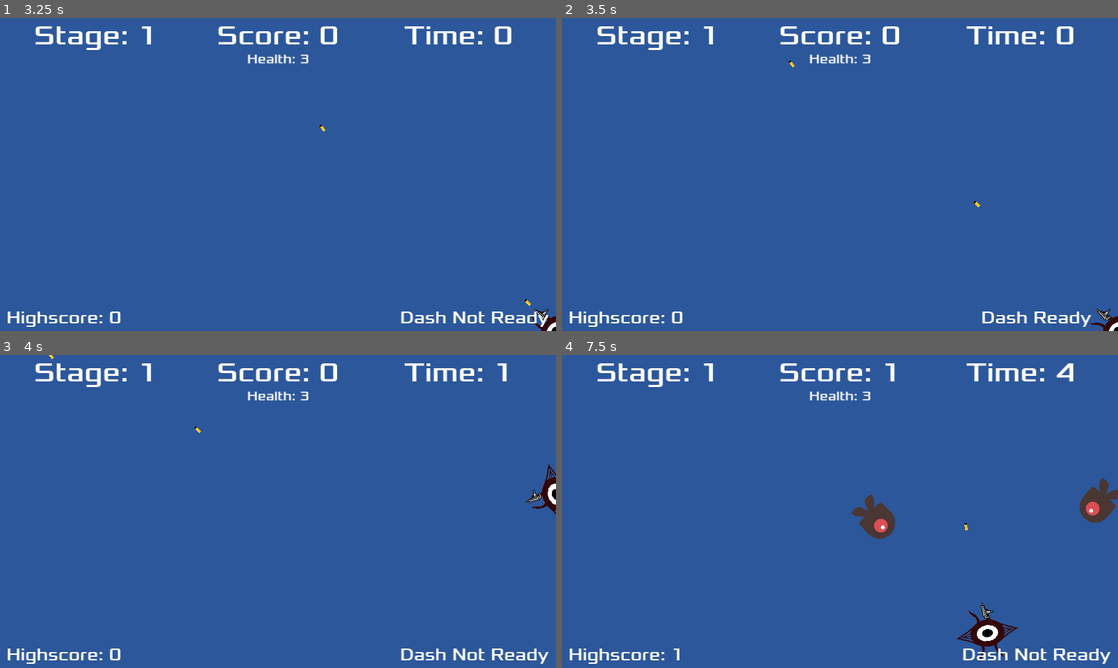
Above: before the commit, frames 1-4 (two rows, left to right).
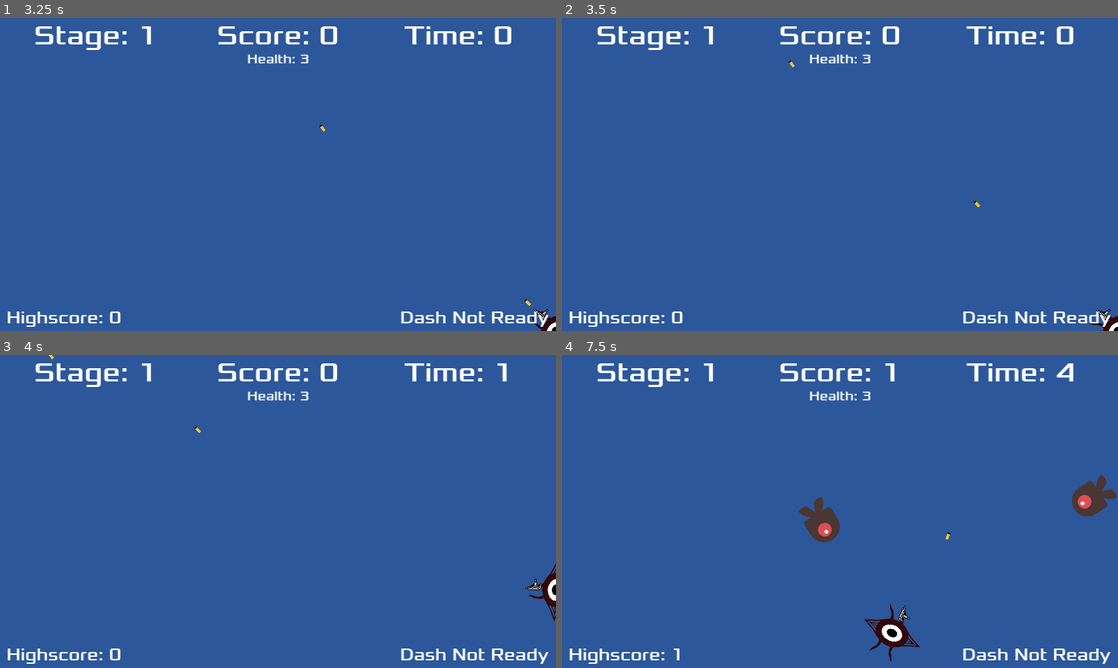
Above: after the commit, the same moments.

Repository: TacticalVortex/Eye-Survived
Game: Godot game, scene res://main.tscn
The game is run twice, just before and just after one commit, with the same random seed, the same clock (stepped at 60 frames per second) and the same inputs.
Inputs (mouse positions are in pixels of both pictures, inside the frame that each line leads up to):
- Up to frame 1 (3.25 s): click "Start" at 0.5 s; tap Enter at 1.25 s; move the mouse to (400, 158) at 1.27 s; hold D (move_right) 1.28-2.03 s; tap Shift (dash) at 1.35, 2.1, 3.05 s; move the mouse to (166, 190) at 2.02 s; hold S (move_down) 2.03-2.78 s; move the mouse to (333, 105) at 2.77 s; press the mouse at (333, 105) at 2.78 s; hold D (move_right) from 2.78 s (still down)
- Up to frame 2 (3.5 s): keep holding D (move_right)
- Up to frame 3 (4 s): move the mouse to (250, 574) at 3.52 s; release D (move_right) at 3.53 s; release the mouse at (250, 574) at 3.53 s; hold W (move_up) from 3.53 s (still down); tap Shift (dash) at 3.6 s
- Up to frame 4 (7.5 s): move the mouse to (1006, 558) at 4.27 s; release W (move_up) at 4.28 s; hold A (move_left) 4.28-5.78 s; tap Shift (dash) at 4.35, 5.3, 5.85, 6.6 s; move the mouse to (673, 464) at 5.02 s; click (673, 464) at 5.1 s; move the mouse to (867, 511) at 5.77 s; hold S (move_down) 5.78-6.53 s; move the mouse to (756, 433) at 6.52 s; hold D (move_right) 6.53-7.28 s; move the mouse to (962, 495) at 7.27 s; press the mouse at (962, 495) at 7.28 s; hold W (move_up) from 7.28 s (still down)

Frame 1 is identical in both runs. In frame 2, 0.6% of the frame differs, in the area x 72-99%, y 93-99%; in frame 3, 0.7%; in frame 4, 3.1%, in the area x 42-100%, y 38-98%.

Commit message:
Changed dashing
Made it so dashing can now defeat enemies. Also increased dash cooldown by 1 second to account for the new ability.

Diff:
--- a/roguelike-game/mob.gd
+++ b/roguelike-game/mob.gd
@@ -21,8 +21,11 @@
 	var item = chest.instantiate()
 	item.add_to_group("chest")
 	item.position = position
+	call_deferred("_add_item", item)
+	chest_array.append(item)
+
+func _add_item(item):
 	get_parent().add_child(item)
-	chest_array.append(item)
 
 func _on_visible_on_screen_notifier_2d_screen_exited():
 	queue_free()
--- a/roguelike-game/player.gd
+++ b/roguelike-game/player.gd
@@ -13,7 +13,7 @@
 
 @export var dash_velocity = 1500
 @export var dash_duration = 0.2
-@export var dash_cooldown = 2.0
+@export var dash_cooldown = 3.0
 var dash_timer = 0.5
 var is_dashing = false
 var can_dash = true
@@ -90,7 +90,7 @@
 	is_dashing = false
 
 func _on_body_entered(body):
-	if body.is_in_group("bullet") or not can_be_hit:
+	if body.is_in_group("bullet"):
 		return
 	if body.is_in_group("chest"):
 		body.queue_free()
@@ -99,6 +99,9 @@
 			Global.health += 1
 		return
 	if is_dashing:
+		body.hit()
+		return
+	if not can_be_hit:
 		return
 	if Global.health > 1:
 		Global.health -= 1
Not shown: 1 places in roguelike-game/stage.tscn that only renumber resources
